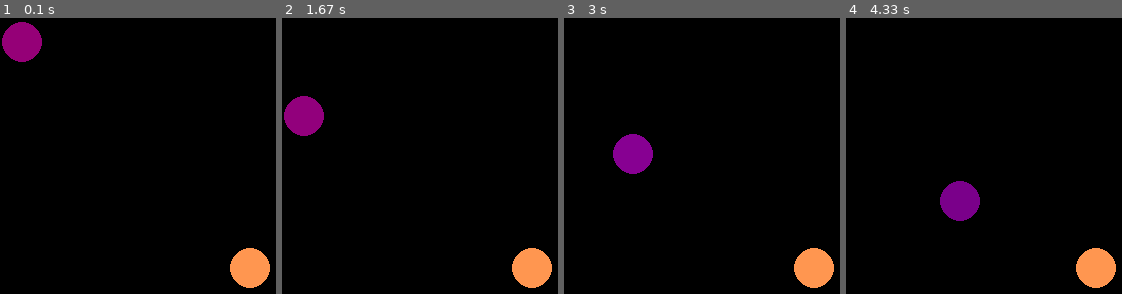
Above: before the commit, frames 1-4 (left to right).
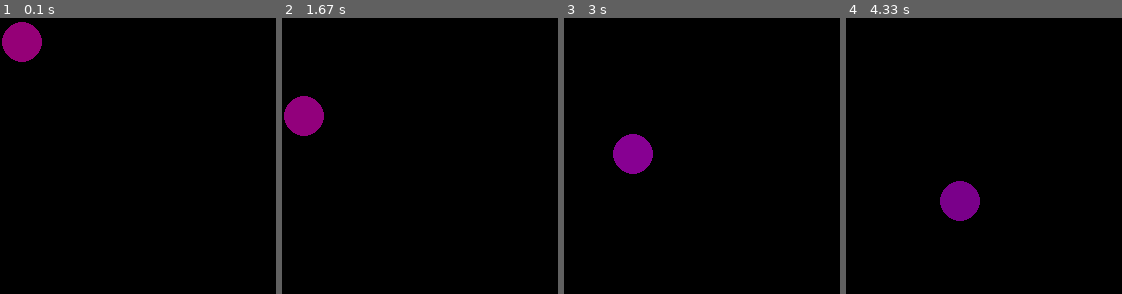
Above: after the commit, the same moments.

Repository: AleksandrLagutov/my_education
Game: pygame game, started from lesson_18_pygame_and_balls/exercise_1.py
The game is run twice, just before and just after one commit, with the same random seed, the same clock (stepped at 60 frames per second) and the same inputs.
Inputs:
- Up to frame 1 (0.1 s): no input
- Up to frame 2 (1.67 s): hold Left 0.33-0.87 s; hold Down 0.9-1.2 s; hold Left 1.23-1.63 s
- Up to frame 3 (3 s): hold Up 1.67-2.03 s; hold Right 2.07-2.7 s; hold Down from 2.73 s (still down)
- Up to frame 4 (4.33 s): release Down at 3.1 s; hold Left 3.13-3.6 s; hold Right 3.63-4.1 s; hold Up from 4.13 s (still down)

The runs differ from the first frame. In frame 1, 1.6% of the frame differs, in the area x 83-98%, y 83-98%; in frame 2, 1.6%; in frame 3, 1.6%; in frame 4, 1.6%.

Commit message:
Упражнение №1 Реализовал соударение шаров и добавление новых шаров по нажатию левой кнопки мыши

Diff:
--- a/lesson_18_pygame_and_balls/exercise_1.py
+++ b/lesson_18_pygame_and_balls/exercise_1.py
@@ -42,21 +42,21 @@
         vx = -vx
     if int(y) + 20 >= height or int(y) - 20 <= 0:
         vy = -vy
-    if ((x - 250)**2 + (y - 250)**2)**0.5 < 40: # условие пересечения колизий https://en.wikipedia.org/wiki/Elastic_collision
-        dist = ((x - 250)**2 + (y - 250)**2)**0.5
-        n = (250 - x), (250 - y)
-        p1 = n[0]*n[1]/(dist**2)
-        p2 = (n[0]/dist)**2
-        p3 = (n[1]/dist)**2
-        d1 = vy*p1*2 + vx*p2*2
-        d2 = vx*p1*2 + vy*p3*2
-        vx -= d1
-        vy -= d2
-        #sys.exit()
+    for pos in list_of_bals:
+        if ((x - pos[0])**2 + (y - pos[1])**2)**0.5 < 40: # условие пересечения колизий https://en.wikipedia.org/wiki/Elastic_collision
+            dist = ((x - pos[0])**2 + (y - pos[1])**2)**0.5
+            n = (pos[0] - x), (pos[1] - y)
+            p1 = n[0]*n[1]/(dist**2)
+            p2 = (n[0]/dist)**2
+            p3 = (n[1]/dist)**2
+            d1 = vy*p1*2 + vx*p2*2
+            d2 = vx*p1*2 + vy*p3*2
+            vx -= d1
+            vy -= d2
+            #sys.exit()
     window.fill((0,0,0))
     for pos in list_of_bals:
         pygame.draw.circle(window, (225, 150, 200), pos, 20)
     pygame.draw.circle(window, (abs(vy)+100,0 , abs(vx)+100), (int(x), int(y)), 20)
-    pygame.draw.circle(window, (255, 150, 80), (250, 250), 20)
 
     pygame.display.flip()
